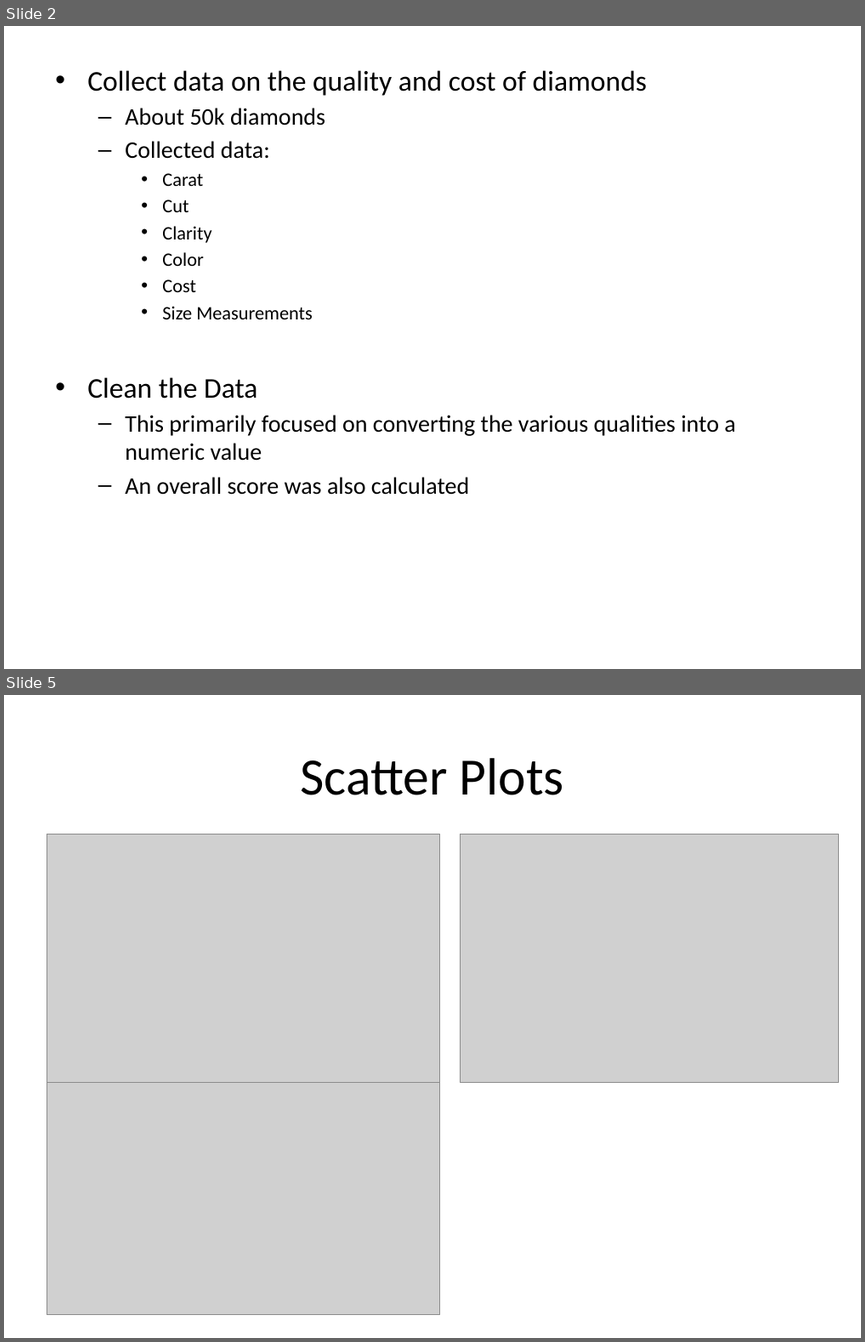
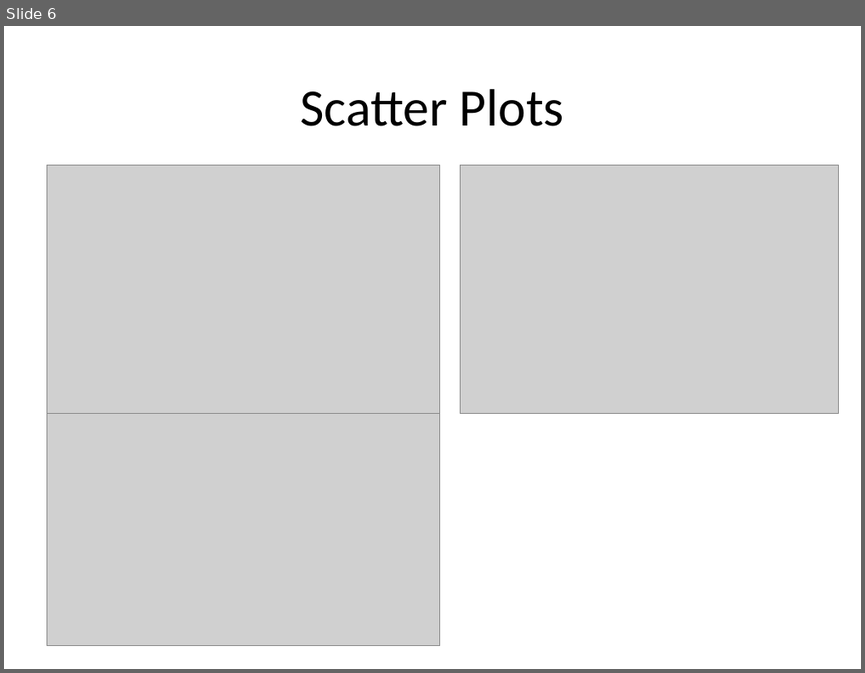
Before and after one commit to datadave/GADS9-NYC-Spring2014-Students, a slide deck: lab_submissions/project01/rtalbot/Project01-Presentation.pptx. Shown one above the other, each under a label of ours: slides 2 and 5 before the commit, slide 6 after it; the slides between them are not shown. The pictures are 865x1342 and 865x673 pixels, drawn with LibreOffice and Linux fonts; fonts in the diff are those of the drawing; grey boxes stand for pictures. Boxes give left, top, right and bottom in pixels: in the first picture for what was removed or moved away, otherwise in the second. Text is boxed around its words. In the diff, an @@ line names an element or a change of style, - is before the commit and + after.

Commit message:
Cleaned up slides

```diff
--- a/lab_submissions/project01/rtalbot/Project01-Presentation.pptx
+++ b/lab_submissions/project01/rtalbot/Project01-Presentation.pptx
@@ slide 2 removed at (x1=4, y1=26, x2=861, y2=669), background #FFFFFF @@
@@ text removed at (x1=87, y1=70, x2=735, y2=494) @@
-• Collect data on the quality and cost of diamonds
-  – About 50k diamonds
-  – Collected data:
-    • Carat
-    • Cut
-    • Clarity
-    • Color
-    • Cost
-    • Size Measurements
-• Clean the Data
-  – This primarily focused on converting the various qualities into a numeric value
-  – An overall score was also calculated
@@ what was slide 5 is now slide 6 @@
```
Also in this commit, not shown: 2 slides changed, 4 slides added, 1 other slide removed, 1 other file.
